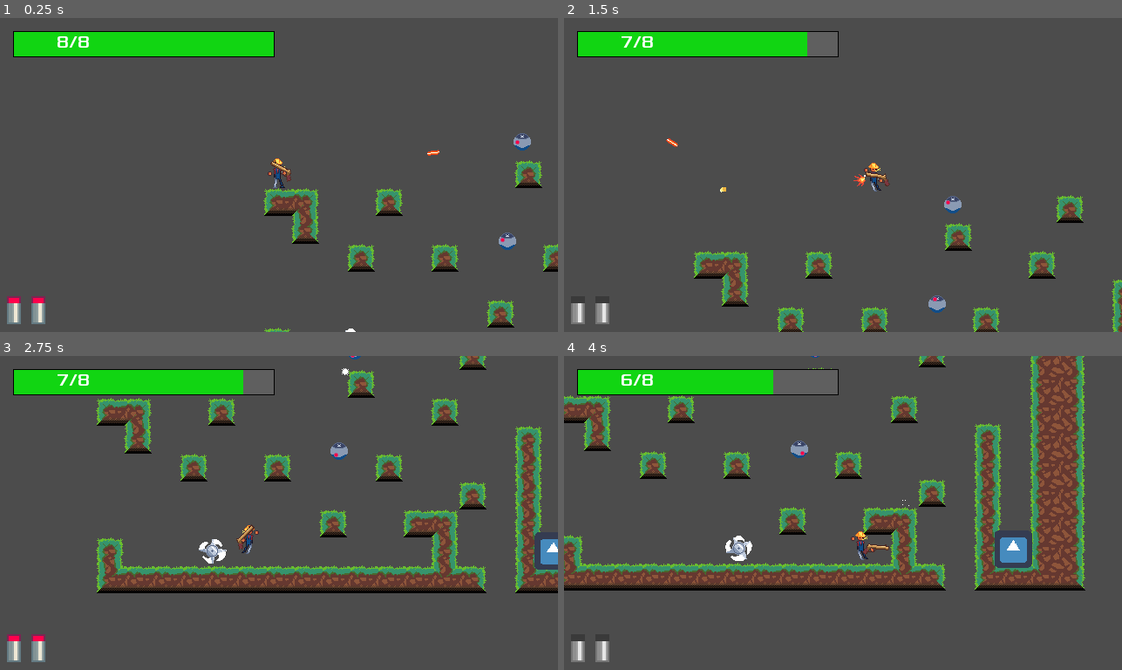
Above: before the commit, frames 1-4 (two rows, left to right).
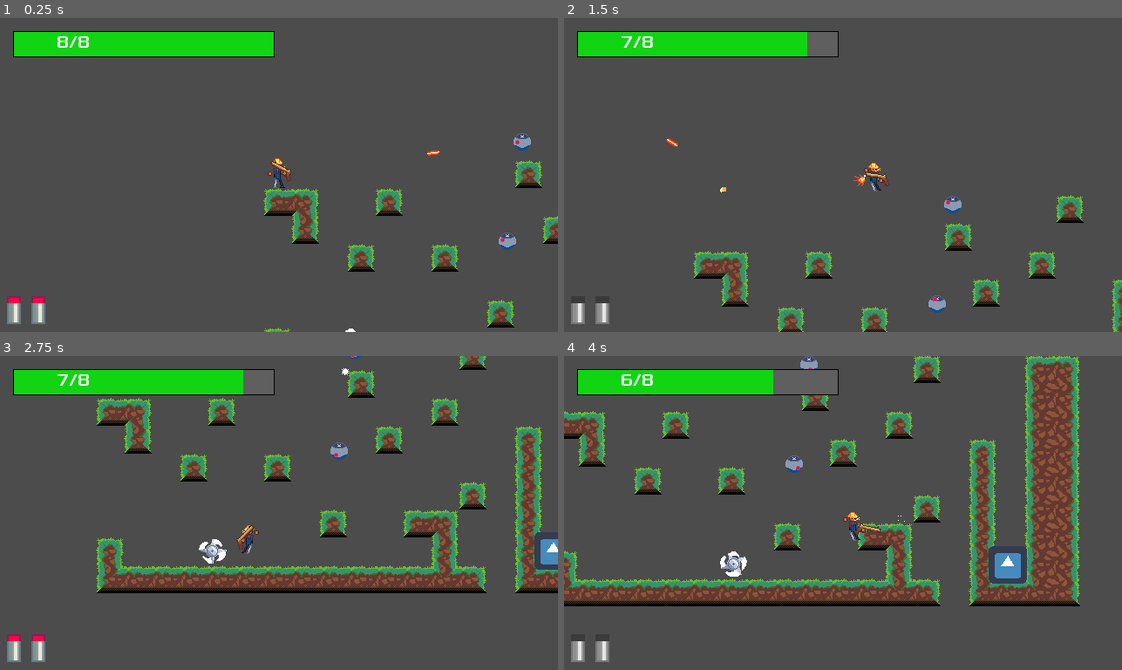
Above: after the commit, the same moments.

Repository: JamesDSource/Cyber-Gunslinger
Game: Godot game, scene res://Game/Level3.tscn
Two runs of this game, one before a commit and one after it. Both use one fixed random seed, a clock stepped at 60 frames per second and the inputs below. This scene is started directly instead of the project's main scene. The engine's default icon, where the game draws it, is replaced by a stand-in: a white triangle on a blue panel in a dark square.
Inputs (mouse positions are in pixels of both pictures, inside the frame that each line leads up to):
- Up to frame 1 (0.25 s): no input
- Up to frame 2 (1.5 s): move the mouse to (965, 159) at 0.52 s; hold Right (Right) from 0.53 s (still down); click (965, 159) at 0.6 s; tap W (Jump) at 0.77 s; move the mouse to (731, 190) at 1.27 s; click (731, 190) at 1.35 s
- Up to frame 3 (2.75 s): tap W (Jump) at 1.52 s; move the mouse to (334, 443) at 2.02 s; release Right (Right) at 2.03 s; hold Left (Left) from 2.03 s (still down); click (334, 443) at 2.1 s
- Up to frame 4 (4 s): move the mouse to (815, 575) at 2.77 s; release Left (Left) at 2.78 s; hold Right (Right) from 2.78 s (still down); click (815, 575) at 2.85 s; tap W (Jump) at 3.02, 3.77 s; move the mouse to (1010, 560) at 3.52 s; click (1010, 560) at 3.6 s

The runs differ from the first frame. In frame 1, 0.4% of the frame differs, in the area x 97-100%, y 63-81%; in frame 2, 0.7%; in frame 3, 0.7%; in frame 4, 27%, in the area x 0-94%, y 0-80%.

Commit message:
12/5/2020

Diff:
--- a/Game/Level3.tscn
+++ b/Game/Level3.tscn
@@ -19,7 +19,7 @@
 tile_set = ExtResource( 1 )
 cell_size = Vector2( 32, 32 )
 format = 1
-tile_data = PoolIntArray( 131085, 0, 196611, 131089, 0, 0, 1 …(159 unchanged characters)… 2162, 0, 65538, 327681, 0, 131075, 327695, 0, 3, 327697, 0, 65536, 327698, 0, 65538, 393219, 0, 196611, 393222, 0, 196611, 393226, 0, 196611, 393231, 0, 65539, 393233, 0 …(634 unchanged characters)…
+tile_data = PoolIntArray( 131085, 0, 196611, 131089, 0, 0, 1 …(159 unchanged characters)… 2162, 0, 65538, 327681, 0, 131075, 327690, 0, 196611, 327695, 0, 3, 327697, 0, 65536, 327698, 0, 65538, 393219, 0, 196611, 393222, 0, 196611, 393231, 0, 65539, 393233, 0 …(634 unchanged characters)…
 
 [node name="Player" parent="." instance=ExtResource( 4 )]
 position = Vector2( 18, 122 )
--- a/Game/worldComplete.gd
+++ b/Game/worldComplete.gd
@@ -5,4 +5,4 @@
 	var bodies = get_overlapping_bodies()
 	for body in bodies:
 		if body.name == "Player":
-			get_tree().change_scene(".tscn")
+			get_tree().change_scene("Level4.tscn")
Not shown: 3 places in Tilesets/Dirt/Dirt.tres that only renumber resources
